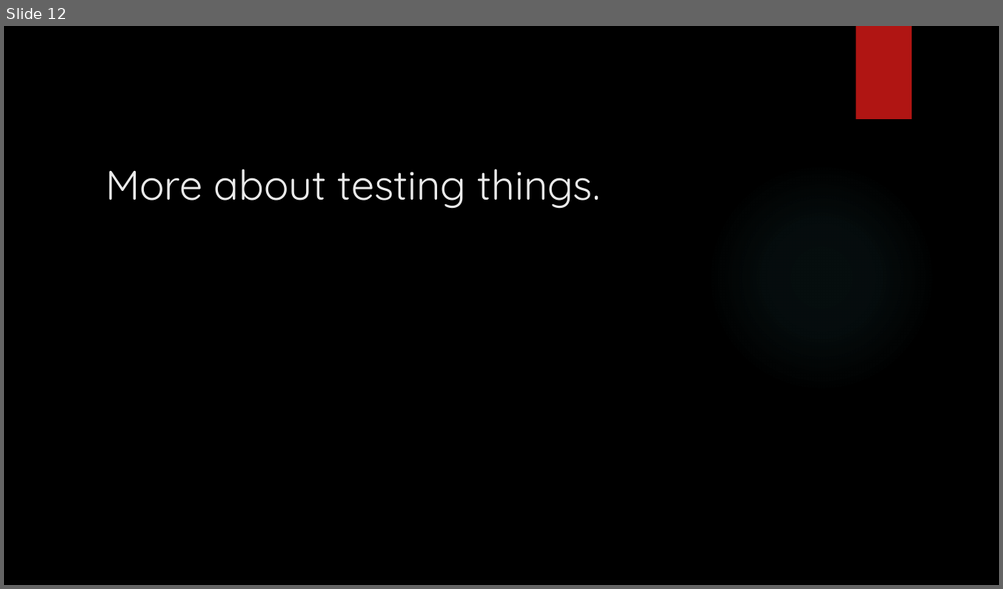
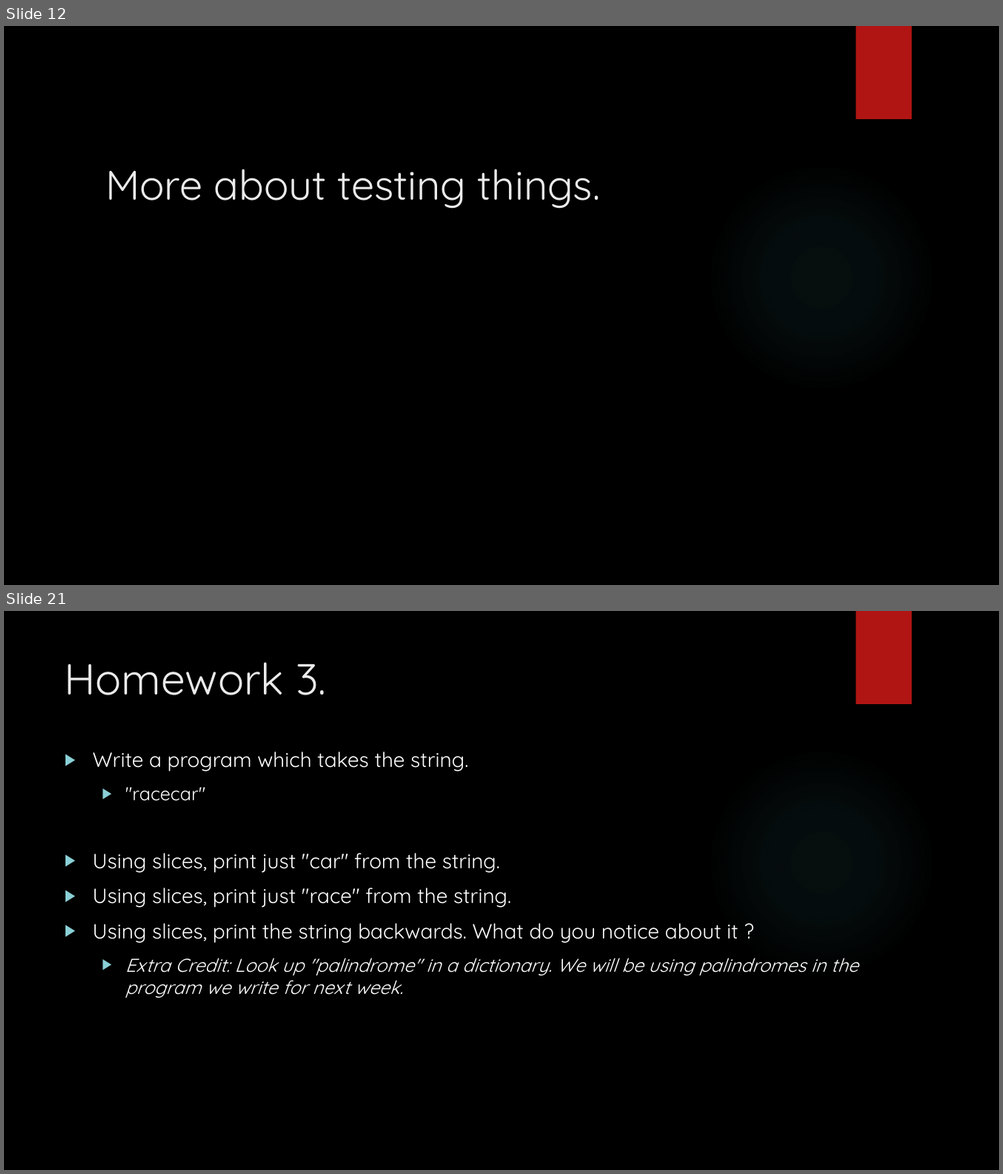
Before and after one commit to davidgroves/DGM_Tutorials, a slide deck: week4/week4.pptx. Shown one above the other, each under a label of ours: slide 12 before the commit, slides 12 and 21 after it; the slides between them are not shown. The pictures are 1003x589 and 1003x1174 pixels, drawn with LibreOffice and Linux fonts; fonts in the diff are those of the drawing; background and template pictures are left out. Boxes give left, top, right and bottom in pixels: in the first picture for what was removed or moved away, otherwise in the second. Text is boxed around its words. In the diff, an @@ line names an element or a change of style, - is before the commit and + after.

Commit message:
Week 4 Draft Finished.

```diff
--- a/week4/week4.pptx
+++ b/week4/week4.pptx
@@ slide 21 added at box(4, 611, 999, 1170), background picture (left out); not listed: 2 template elements that a slide beside it also shows @@
@@ title added at box(64, 662, 326, 695), 42 pt, text #EBEBEB @@
+Homework 3.
@@ text added at box(93, 752, 858, 998), 20 pt, text #FFFFFF @@
+▶ Write a program which takes the string.
+  ▶ "racecar"
+▶ Using slices, print just "car" from the string.
+▶ Using slices, print just "race" from the string.
+▶ Using slices, print the string backwards. What do you notice about it ?
+  ▶ Extra Credit: Look up "palindrome" in a dictionary. We will be using palindromes in the program we write for next week.
```
Also in this commit, not shown: 1 slide changed, 9 other slides added, 6 other files.
